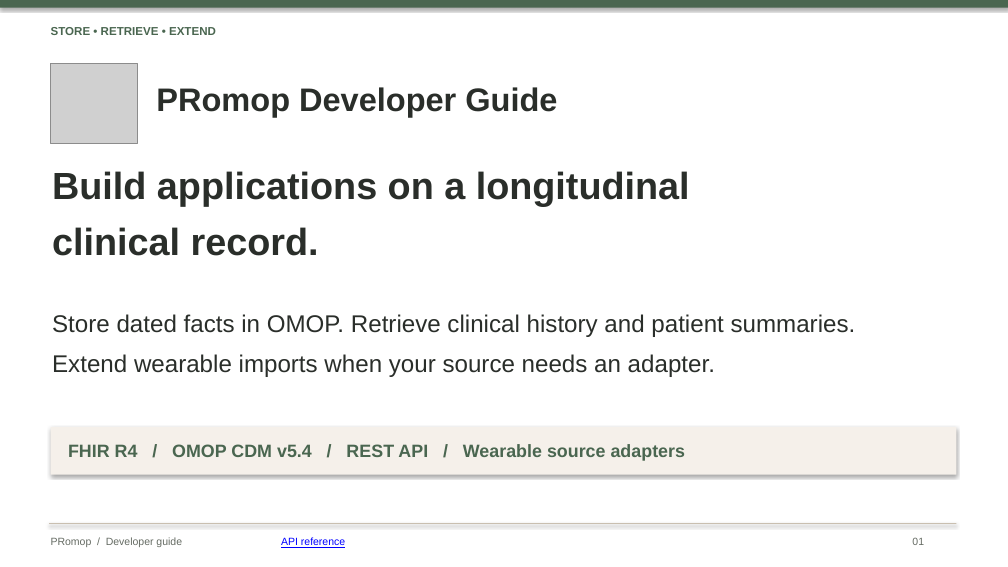
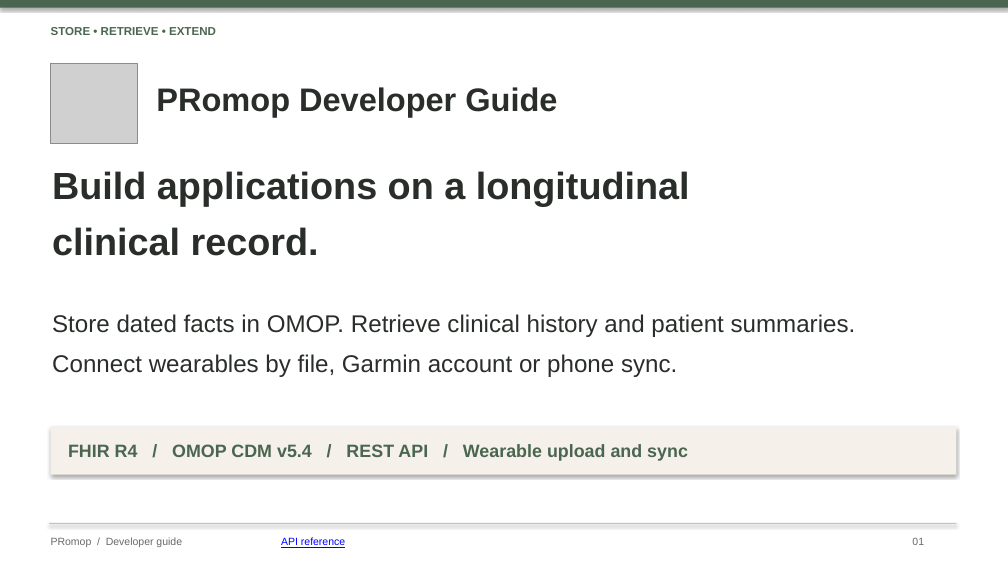
Before and after one commit to healthkey-ai/promop, a slide deck: slide 1 of PRomop_Developer_Guide.pptx. Drawn at 1008x567 pixels with LibreOffice and Linux fonts; fonts in the diff are those of the drawing; grey boxes stand for pictures. Boxes give left, top, right and bottom in pixels: in the first picture for what was removed or moved away, otherwise in the second. Text is boxed around its words. In the diff, an @@ line names an element or a change of style, - is before the commit and + after.

```diff
--- a/PRomop_Developer_Guide.pptx
+++ b/PRomop_Developer_Guide.pptx
@@ text at bbox=[52, 354, 677, 377]: text changed @@
-Extend wearable imports when your source needs an adapter.
+Connect wearables by file, Garmin account or phone sync.
@@ text at bbox=[68, 444, 688, 461]: text changed @@
-FHIR R4 / OMOP CDM v5.4 / REST API / Wearable source adapters
+FHIR R4 / OMOP CDM v5.4 / REST API / Wearable upload and sync
```
Also in this commit, not shown: 8 other slides changed, 2 slides added, 1 slide removed, 1 other file.
